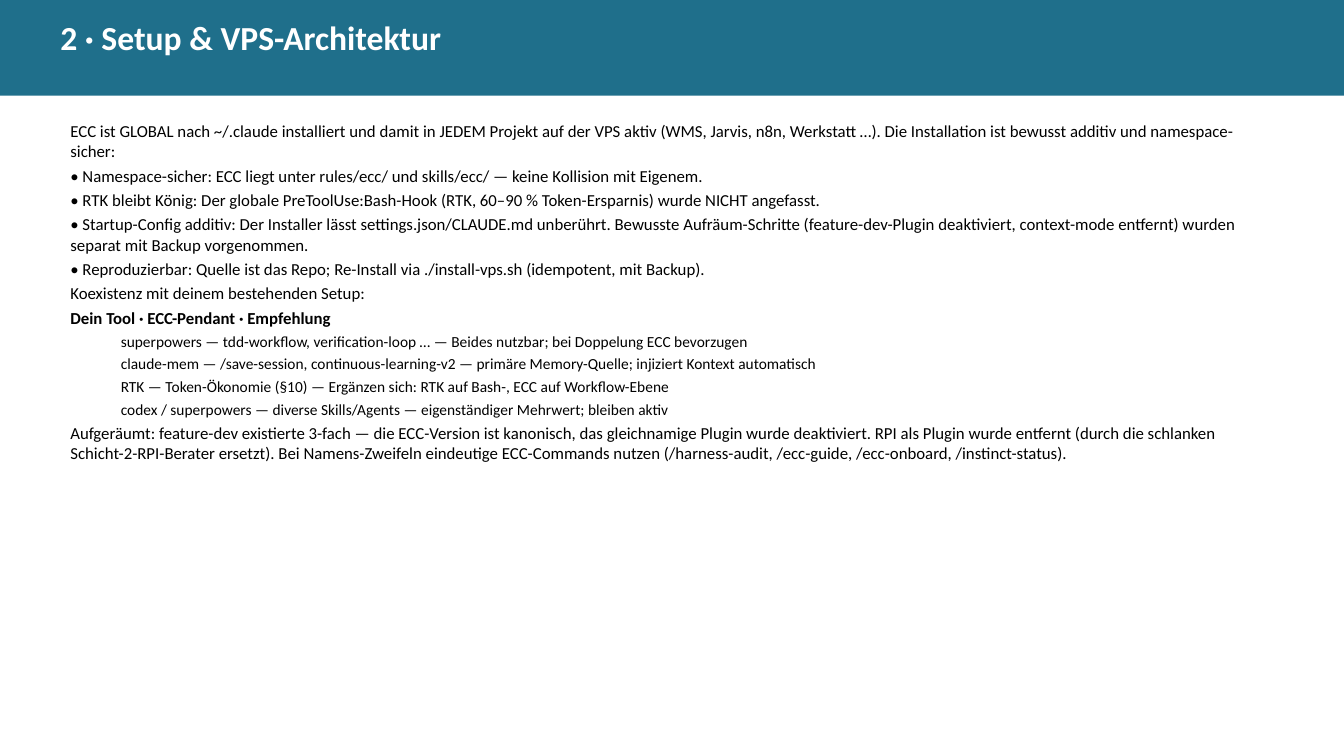
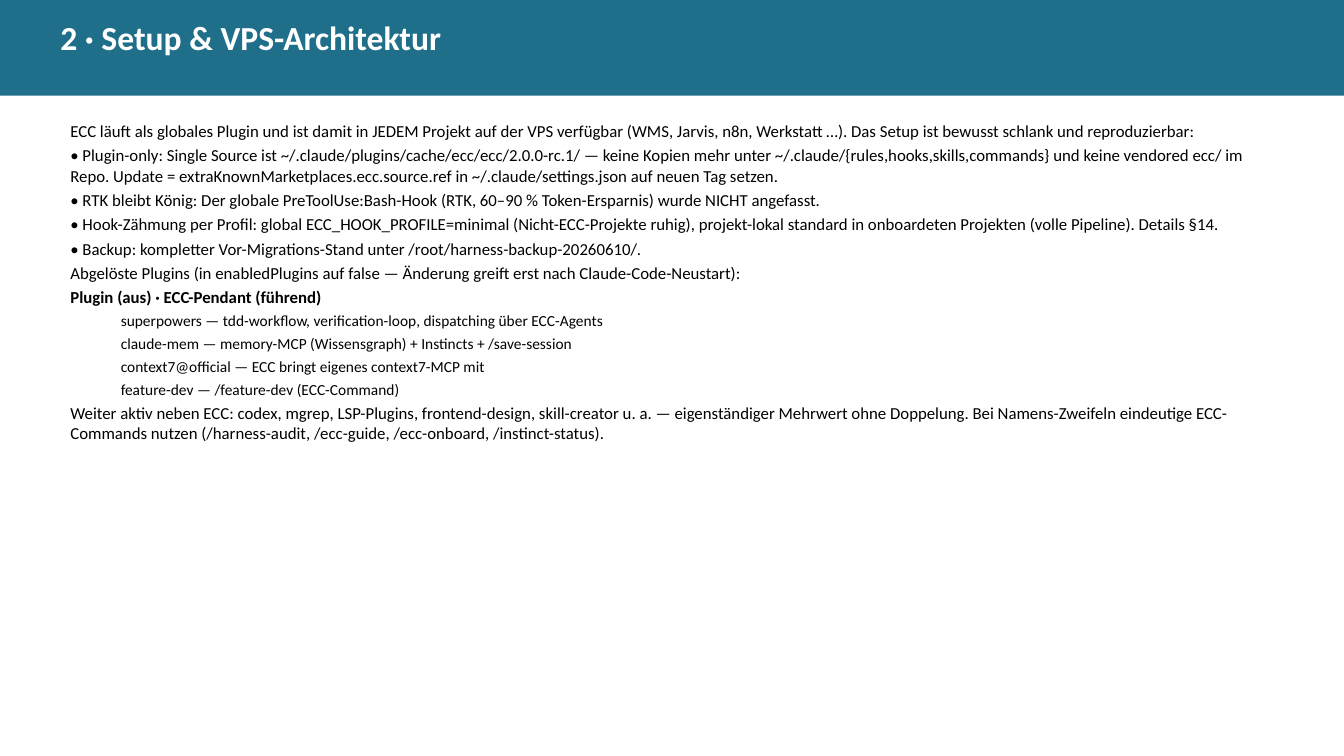
Before and after one commit to Paulee8155/Claude-Code-BestPractice, a slide deck: slide 3 of docs/ECC-Harness-Guide.de.pptx. Drawn at 1344x756 pixels with LibreOffice and Linux fonts; fonts in the diff are those of the drawing. Boxes give left, top, right and bottom in pixels: in the first picture for what was removed or moved away, otherwise in the second. Text is boxed around its words. In the diff, an @@ line names an element or a change of style, - is before the commit and + after.

```diff
--- a/docs/ECC-Harness-Guide.de.pptx
+++ b/docs/ECC-Harness-Guide.de.pptx
@@ text at <box>70,125,1242,185</box>: text changed @@
-ECC ist GLOBAL nach ~/.claude installiert und damit in JEDEM Projekt auf der VPS aktiv (WMS, Jarvis, n8n, Werkstatt …). Die Installation ist bewusst additiv und namespace-sicher:
-• Namespace-sicher: ECC liegt unter rules/ecc/ und skills/ecc/ — keine Kollision mit Eigenem.
+ECC läuft als globales Plugin und ist damit in JEDEM Projekt auf der VPS verfügbar (WMS, Jarvis, n8n, Werkstatt …). Das Setup ist bewusst schlank und reproduzierbar:
+• Plugin-only: Single Source ist ~/.claude/plugins/cache/ecc/ecc/2.0.0-rc.1/ — keine Kopien mehr unter ~/.claude/{rules,hooks,skills,commands} und keine vendored ecc/ im Repo. Update = extraKnownMarketplaces.ecc.source.ref in ~/.claude/settings.json auf neuen Tag setzen.
@@ text at <box>70,218,1227,442</box>: text changed @@
-• Startup-Config additiv: Der Installer lässt settings.json/CLAUDE.md unberührt. Bewusste Aufräum-Schritte (feature-dev-Plugin deaktiviert, context-mode entfernt) wurden separat mit Backup vorgenommen.
-• Reproduzierbar: Quelle ist das Repo; Re-Install via ./install-vps.sh (idempotent, mit Backup).
-Koexistenz mit deinem bestehenden Setup:
-Dein Tool · ECC-Pendant · Empfehlung
-  superpowers — tdd-workflow, verification-loop … — Beides nutzbar; bei Doppelung ECC bevorzugen
-  claude-mem — /save-session, continuous-learning-v2 — primäre Memory-Quelle; injiziert Kontext automatisch
-  RTK — Token-Ökonomie (§10) — Ergänzen sich: RTK auf Bash-, ECC auf Workflow-Ebene
-  codex / superpowers — diverse Skills/Agents — eigenständiger Mehrwert; bleiben aktiv
-Aufgeräumt: feature-dev existierte 3-fach — die ECC-Version ist kanonisch, das gleichnamige Plugin wurde deaktiviert. RPI als Plugin wurde entfernt (durch die schlanken Schicht-2-RPI-Berater ersetzt). Bei Namens-Zweifeln eindeutige ECC-Commands nutzen (/harness-audit, /ecc-guide, /ecc-onboard, /instinct-status).
+• Hook-Zähmung per Profil: global ECC_HOOK_PROFILE=minimal (Nicht-ECC-Projekte ruhig), projekt-lokal standard in onboardeten Projekten (volle Pipeline). Details §14.
+• Backup: kompletter Vor-Migrations-Stand unter /root/harness-backup-20260610/.
+Abgelöste Plugins (in enabledPlugins auf false — Änderung greift erst nach Claude-Code-Neustart):
+Plugin (aus) · ECC-Pendant (führend)
+  superpowers — tdd-workflow, verification-loop, dispatching über ECC-Agents
+  claude-mem — memory-MCP (Wissensgraph) + Instincts + /save-session
+  context7@official — ECC bringt eigenes context7-MCP mit
+  feature-dev — /feature-dev (ECC-Command)
+Weiter aktiv neben ECC: codex, mgrep, LSP-Plugins, frontend-design, skill-creator u. a. — eigenständiger Mehrwert ohne Doppelung. Bei Namens-Zweifeln eindeutige ECC-Commands nutzen (/harness-audit, /ecc-guide, /ecc-onboard, /instinct-status).
```
Also in this commit, not shown: 22 other slides changed, 18 other files.
